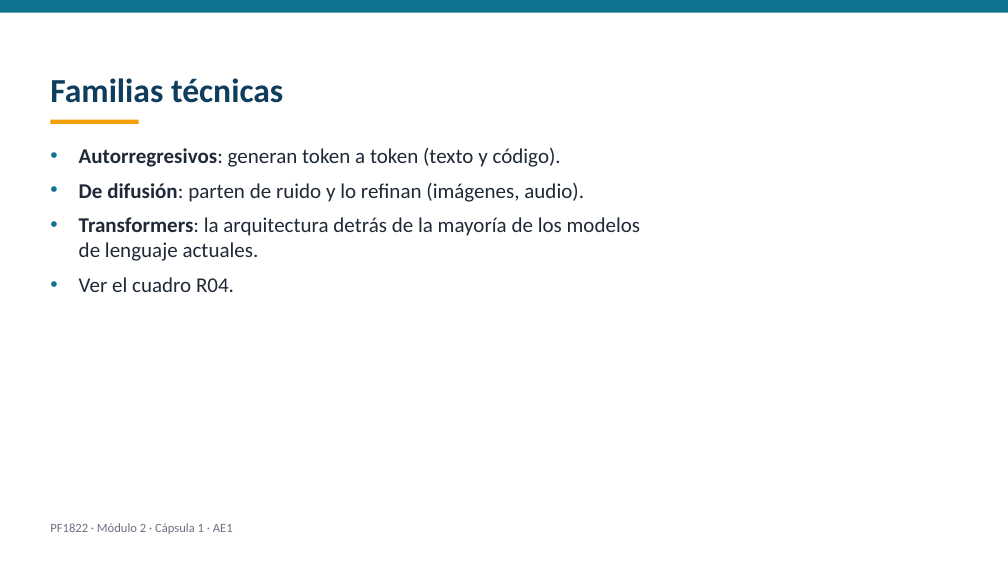
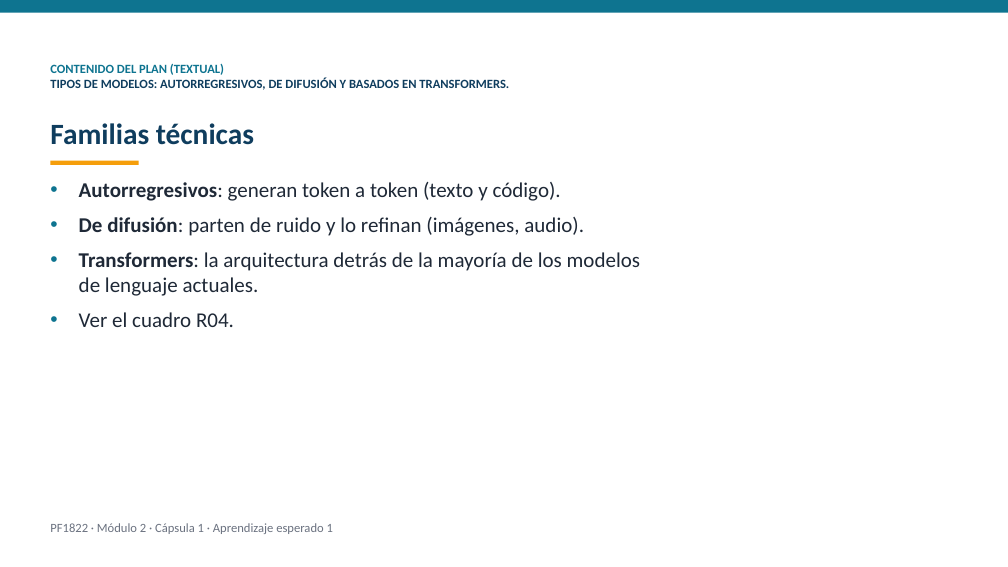
Before and after one commit to dojedacifuentes/naty.proyecto01, a slide deck: slide 5 of modulo-2/PF1822-desarrollo-con-ia/produccion/videos/AE1-capsula.pptx (slide 4 before the commit). Drawn at 1008x567 pixels with LibreOffice and Linux fonts; fonts in the diff are those of the drawing. Boxes give left, top, right and bottom in pixels: in the first picture for what was removed or moved away, otherwise in the second. Text is boxed around its words. In the diff, an @@ line names an element or a change of style, - is before the commit and + after.

Commit message:
checkpoint: 2026-09-25 videocapsulas textuales del plan para el revisor

```diff
--- a/modulo-2/PF1822-desarrollo-con-ia/produccion/videos/AE1-capsula.pptx
+++ b/modulo-2/PF1822-desarrollo-con-ia/produccion/videos/AE1-capsula.pptx
@@ text added at bbox=[50, 64, 509, 90], 12 pt, text #0F3D5E, bold @@
+CONTENIDO DEL PLAN (TEXTUAL)
+TIPOS DE MODELOS: AUTORREGRESIVOS, DE DIFUSIÓN Y BASADOS EN TRANSFORMERS.
@@ text "Familias técnicas": place and size @@
-text "Familias técnicas" at bbox=[50, 78, 283, 103]
+text "Familias técnicas" at bbox=[50, 123, 254, 145]
@@ text "Familias técnicas" at bbox=[50, 123, 254, 145]: size 32 to 28 pt @@
@@ text "Autorregresivos: generan token a token ...": place and size @@
-text "Autorregresivos: generan token a token ..." at bbox=[79, 148, 640, 292]
+text "Autorregresivos: generan token a token ..." at bbox=[79, 182, 640, 327]
@@ rectangle: place and size @@
-rectangle at bbox=[51, 119, 139, 124]
+rectangle at bbox=[51, 160, 139, 165]
@@ text at bbox=[50, 523, 333, 534]: text changed @@
-PF1822 · Módulo 2 · Cápsula 1 · AE1
+PF1822 · Módulo 2 · Cápsula 1 · Aprendizaje esperado 1
```
Also in this commit, not shown: 9 other slides changed, 1 slide added, 37 other files.
